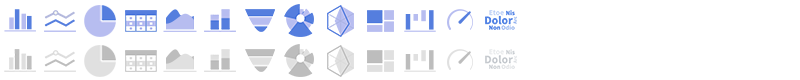
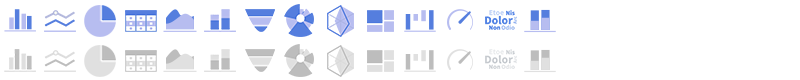
The second 800x80 image is a revision of the first. Changes to its layers:
added layer "百分比堆积柱状图 拷贝" (50%) above "百分比堆积柱状图" over [524, 49, 556, 72]
added layer "百分比堆积柱状图" above "图层 19" over [524, 9, 556, 33]
